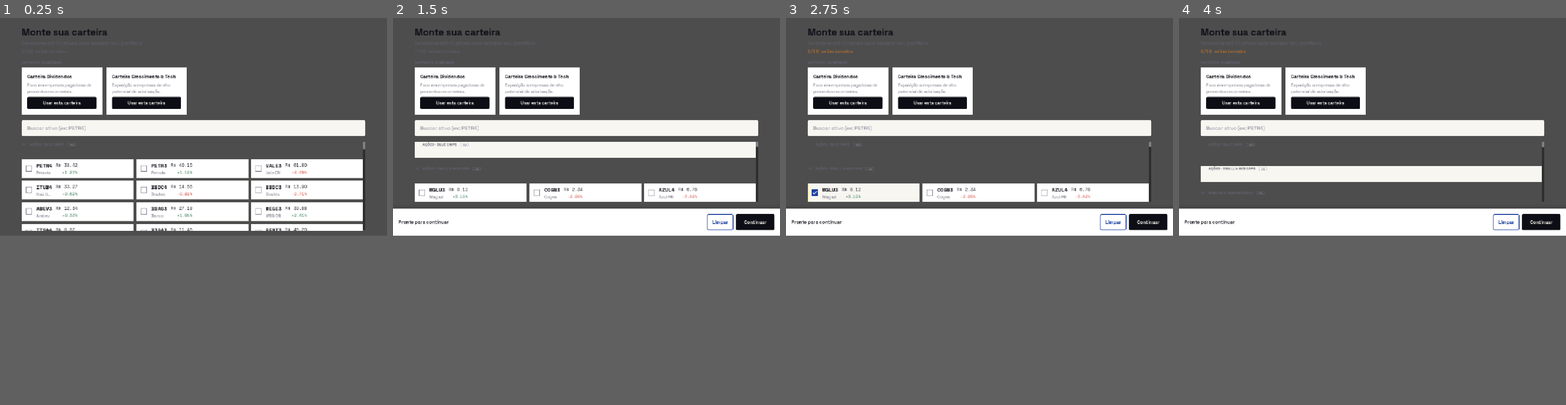
Above: before the commit, frames 1-4 (left to right).
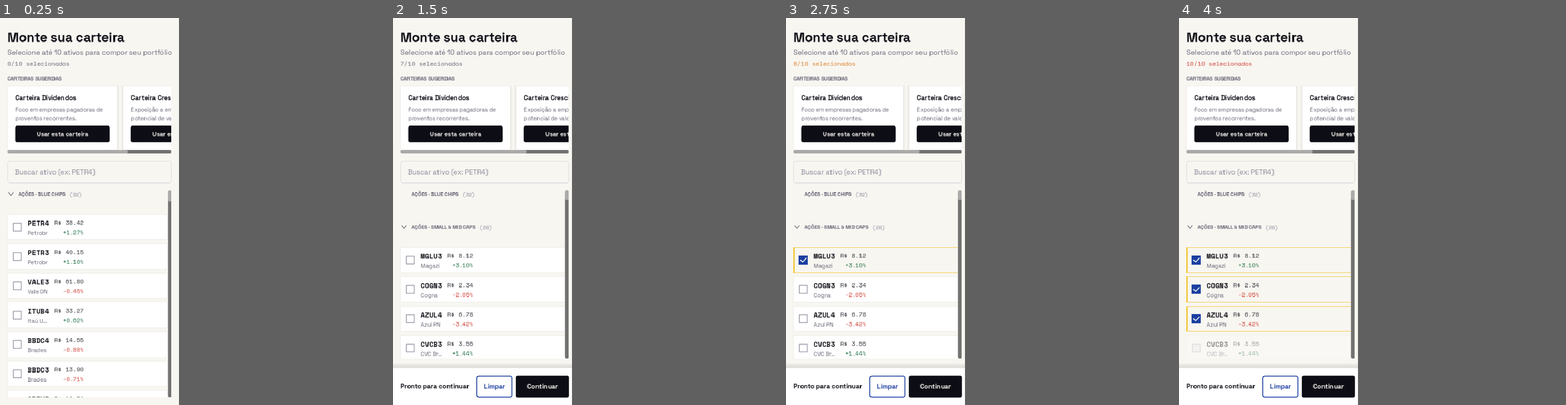
Above: after the commit, the same moments.

Repository: GiovannaKarolline/FORMA
Game: Godot game, scene res://scenes/screens/wallet_selection_screen.tscn
Two runs of this game, one before a commit and one after it. Both use one fixed random seed, a clock stepped at 60 frames per second and the inputs below.
Inputs (mouse positions are in pixels of both pictures, inside the frame that each line leads up to; where the layout moved, square brackets give the same spot in the first picture):
- Up to frame 1 (0.25 s): no input
- Up to frame 2 (1.5 s): click "Usar esta carteira" at 0.5 s; click (586, 122) [586, 149] at 1.25 s
- Up to frame 3 (2.75 s): click (979, 153) [863, 192] at 2 s
- Up to frame 4 (4 s): click (1372, 192) at 2.77 s; click (1372, 168) at 3.52 s
In our replay, the window is 800x450 before the commit and 370x800 after it. These sizes can differ from the game's own. Grey fills any space a smaller window leaves; there, only what the larger window draws over its background counts as a difference.

The runs differ from the first frame. In frame 1, 29% of the frame differs, in the area x 0-95%, y 0-98%; in frame 2, 30%, in the area x 0-100%, y 0-99%; in frame 3, 29%; in frame 4, 28%.

Commit message:
fix: responsividade da tela de escolha de carteiras

Diff:
--- a/project.godot
+++ b/project.godot
@@ -23,6 +23,8 @@
 
 [display]
 
+window/size/viewport_width=390
+window/size/viewport_height=844
 window/stretch/mode="canvas_items"
 window/stretch/aspect="expand"
 
@@ -38,3 +40,4 @@
 
 rendering_device/driver.windows="d3d12"
 renderer/rendering_method="mobile"
+environment/defaults/default_clear_color=Color(0.972549, 0.9647059, 0.94509804, 1)
--- a/scripts/screens/wallet_selection_screen.gd
+++ b/scripts/screens/wallet_selection_screen.gd
@@ -20,6 +20,8 @@
 
 func _ready() -> void:
 	resized.connect(_update_responsive_layout)
+	get_viewport().size_changed.connect(_update_responsive_layout)  # ← linha nova
+
 	search_edit.text_changed.connect(_on_search_changed)
 	SelectionManager.selection_changed.connect(_on_selection_changed)
 	SelectionManager.selection_limit_reached.connect(_on_limit_reached)
@@ -27,7 +29,7 @@
 
 	_load_suggested_portfolios()
 	_load_categories()
-	_update_responsive_layout()
+	_update_responsive_layout.call_deferred()  # ← era _update_responsive_layout()
 	_on_selection_changed([], 0)
 
 func _load_categories() -> void:
@@ -81,11 +83,7 @@
 	push_warning("Limite de 10 ativos atingido. Remova um para adicionar outro.")
 
 func _update_responsive_layout() -> void:
-	# Guard: size.x é 0 antes do primeiro frame
-	if size.x == 0.0:
-		return
-
-	var w       := size.x
+	var w := get_viewport().get_visible_rect().size.x  # ← sempre tem valor real
 	var columns := 1
 	var margin  := 16
 
